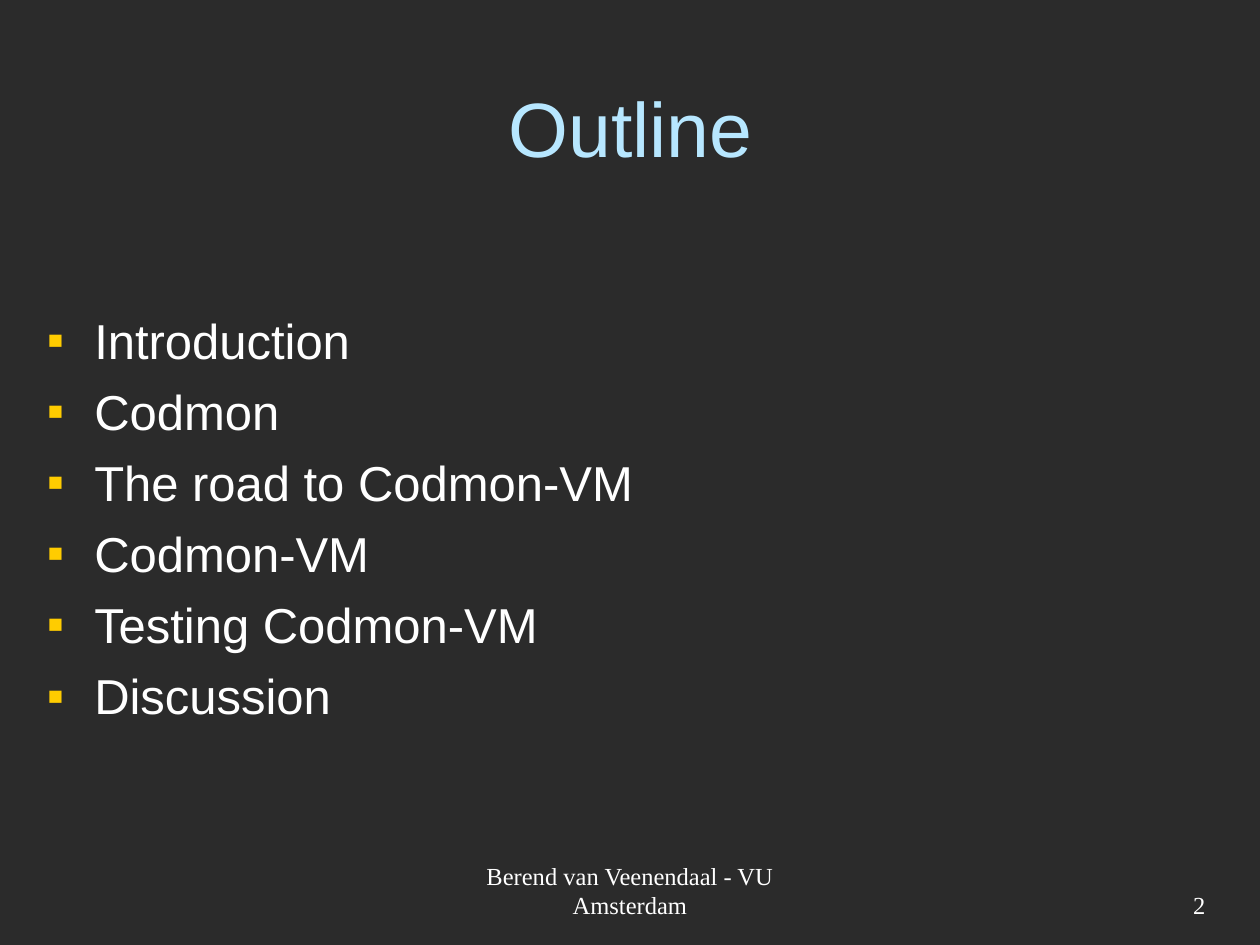
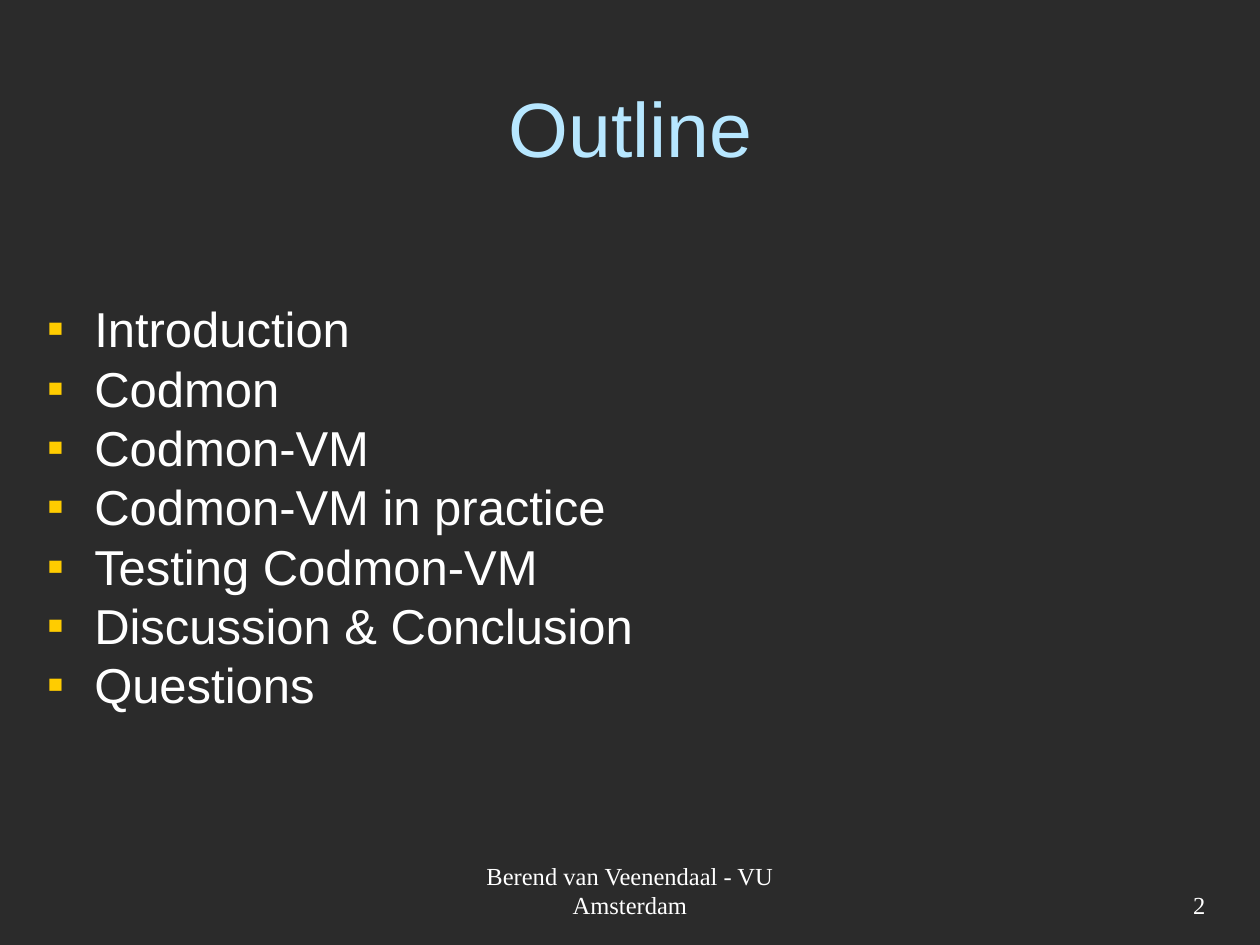
Before and after one commit to JungleComputing/codmon, a slide deck: slide 2 of doc/report/Codmon-VM.ppt. Drawn at 1260x945 pixels with LibreOffice and Linux fonts; fonts in the diff are those of the drawing; background and template pictures are left out; a plain dark background stands for a picture behind light text. Boxes give left, top, right and bottom in pixels: in the first picture for what was removed or moved away, otherwise in the second. Text is boxed around its words. In the diff, an @@ line names an element or a change of style, - is before the commit and + after.

```diff
--- a/doc/report/Codmon-VM.ppt
+++ b/doc/report/Codmon-VM.ppt
@@ text at (x1=94, y1=311, x2=538, y2=595): line spacing 1 to 0.8 @@
@@ text at (x1=94, y1=465, x2=633, y2=502): paragraph removed @@
-▪ The road to Codmon-VM
@@ text at (x1=94, y1=489, x2=605, y2=535): paragraph added @@
+▪ Codmon-VM in practice
@@ text at (x1=94, y1=608, x2=633, y2=713): text changed @@
-▪ Discussion
+▪ Discussion & Conclusion
+▪ Questions
```
Also in this commit, not shown: 5 other slides changed.
